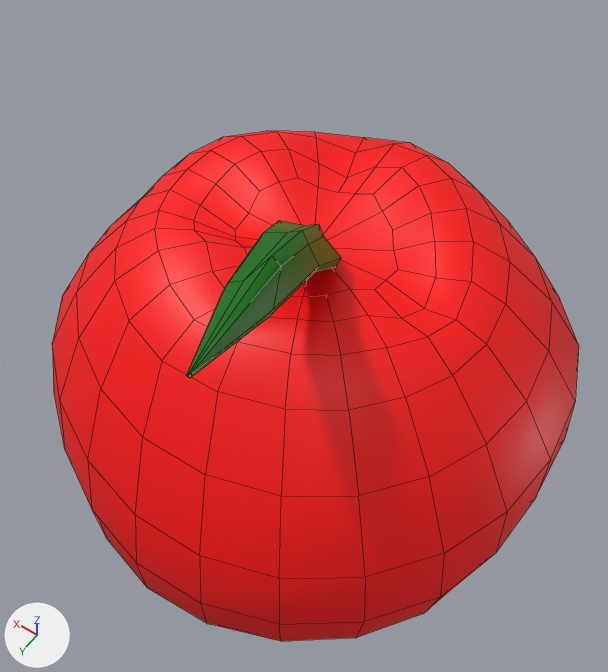
What one commit did to the FBX model Assets/Tomato.fbx.
Rendered twice from a 50 mm camera at (-0.0113, 0.0161, 0.0343) aimed at (0.0006, -0.0005, 0.0082). Arrows for +X, +Y and +Z are at lower left; the lights stay in place. Mesh edges are drawn as thin lines. Where no turn or scale is listed for an object, it has been applied to the vertices.

Script lines for the objects in view, before the commit:
```python
me_mesh = bpy.data.meshes.new('Mesh')
me_mesh.from_pydata(...)  # 364 vertices, 360 faces; spans x -0.01..0.01, y -0.0102..0.0102, z -0.0125..0.0102
# faces by material slot: [312, 48]
me_mesh.materials.append(mat_tomatom)  # red #ff0000
me_mesh.materials.append(mat_leavem)  # dark green #007000
ob_psphere2 = bpy.data.objects.new('pSphere2', me_mesh)
ob_psphere2.location = (0.00008, -0.00009, 0.0089)
```
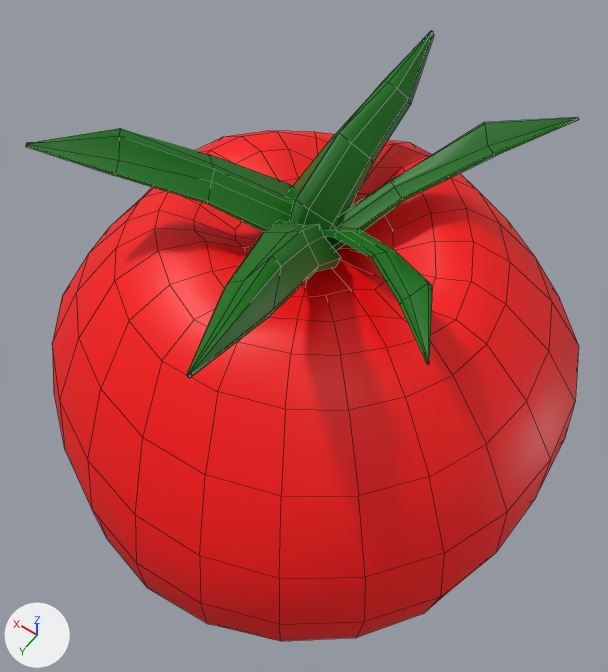
Pixel boxes [x1, y1, x2, y2] of what changed, in the pictures (608 x 672 px):
'pCube6', added (green): after [26, 128, 292, 232]
'pCube4', added (green): after [288, 31, 434, 240]
'pCube9', added (green): after [327, 117, 579, 251]
'pCube8', added (green): after [322, 228, 433, 364]

The change, as a diff of the scene's bpy script:
```diff
--- a/Assets/Tomato.fbx.py
+++ b/Assets/Tomato.fbx.py
@@ me_mesh_1 @@
+me_mesh_1.from_pydata(...)  # 50 vertices, 48 faces; spans x -0.001..0.001, y -0.00444..0.00517, z -0.00279..0.00283
+me_mesh_1.materials.append(mat_leavem)  # dark green #007000
@@ me_mesh_003 @@
+me_mesh_003.from_pydata(...)  # 50 vertices, 48 faces; spans x -0.00367..0.00363, y -0.00442..0.00486, z -0.00385..0.00216
+me_mesh_003.materials.append(mat_leavem)  # dark green #007000
@@ me_mesh_001 @@
+me_mesh_001.from_pydata(...)  # 50 vertices, 48 faces; spans x -0.8..0.8, y -12.2..6.6, z -0.5..0.4
+me_mesh_001.materials.append(mat_leavem)  # dark green #007000
@@ me_mesh_002 @@
+me_mesh_002.from_pydata(...)  # 50 vertices, 48 faces; spans x -0.00297..0.00365, y -0.0017..0.00243, z -0.00193..0.00104
+me_mesh_002.materials.append(mat_leavem)  # dark green #007000
@@ ob_pcube4 @@
+ob_pcube4 = bpy.data.objects.new('pCube4', me_mesh_1)
+ob_pcube4.location = (0.00034, -0.00338, 0.01504)
@@ ob_pcube9 @@
+ob_pcube9 = bpy.data.objects.new('pCube9', me_mesh_003)
+ob_pcube9.location = (-0.00199, -0.00239, 0.01548)
@@ ob_pcube6 @@
+ob_pcube6 = bpy.data.objects.new('pCube6', me_mesh_001)
+ob_pcube6.location = (0.00287, 0.00171, 0.01646)
+ob_pcube6.rotation_euler = (-2.176, -0.00382, 2.24)  # degrees (-125, -0.2, 128)
+ob_pcube6.scale = (-0.0016, -0.000119, -0.0119)
@@ ob_pcube8 @@
+ob_pcube8 = bpy.data.objects.new('pCube8', me_mesh_002)
+ob_pcube8.location = (-0.00323, 0.00084, 0.01548)
```
